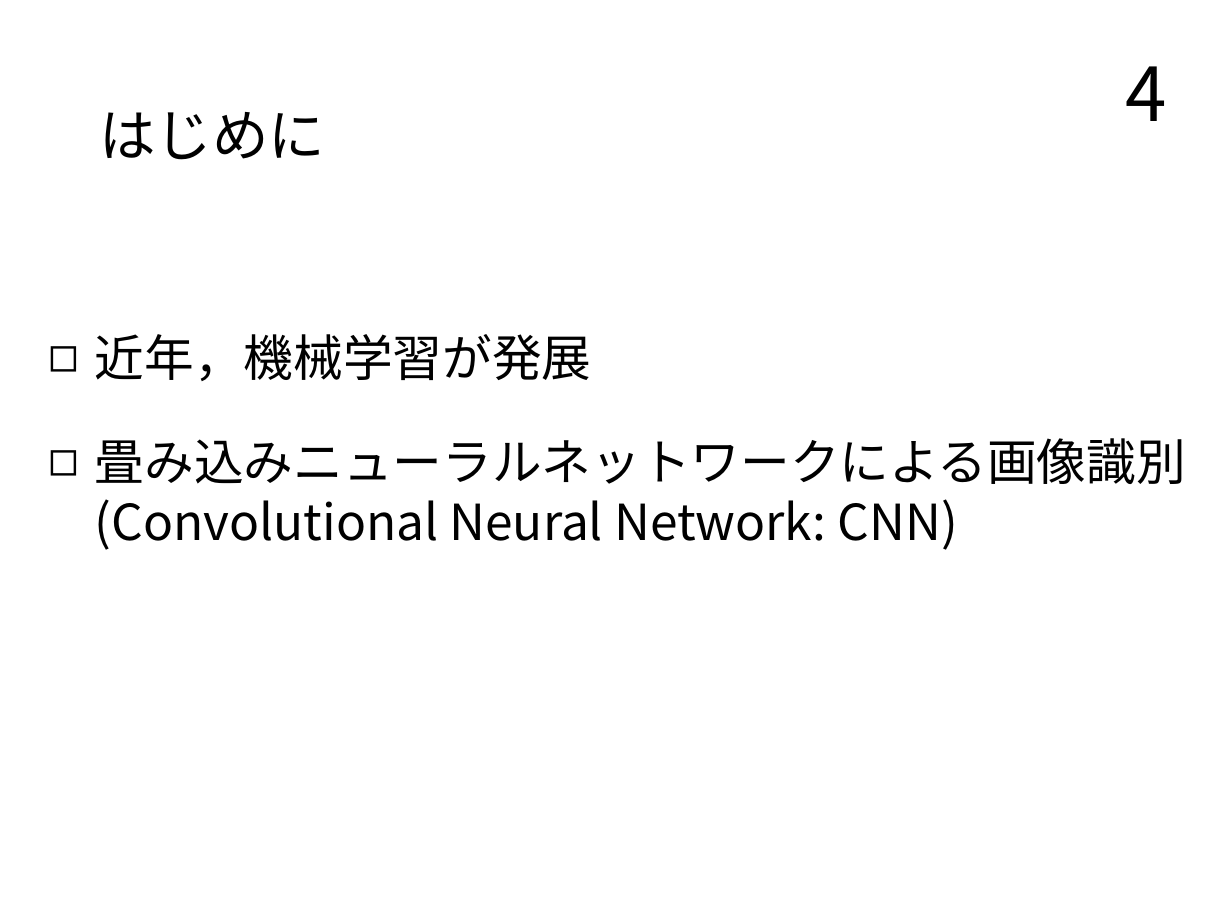
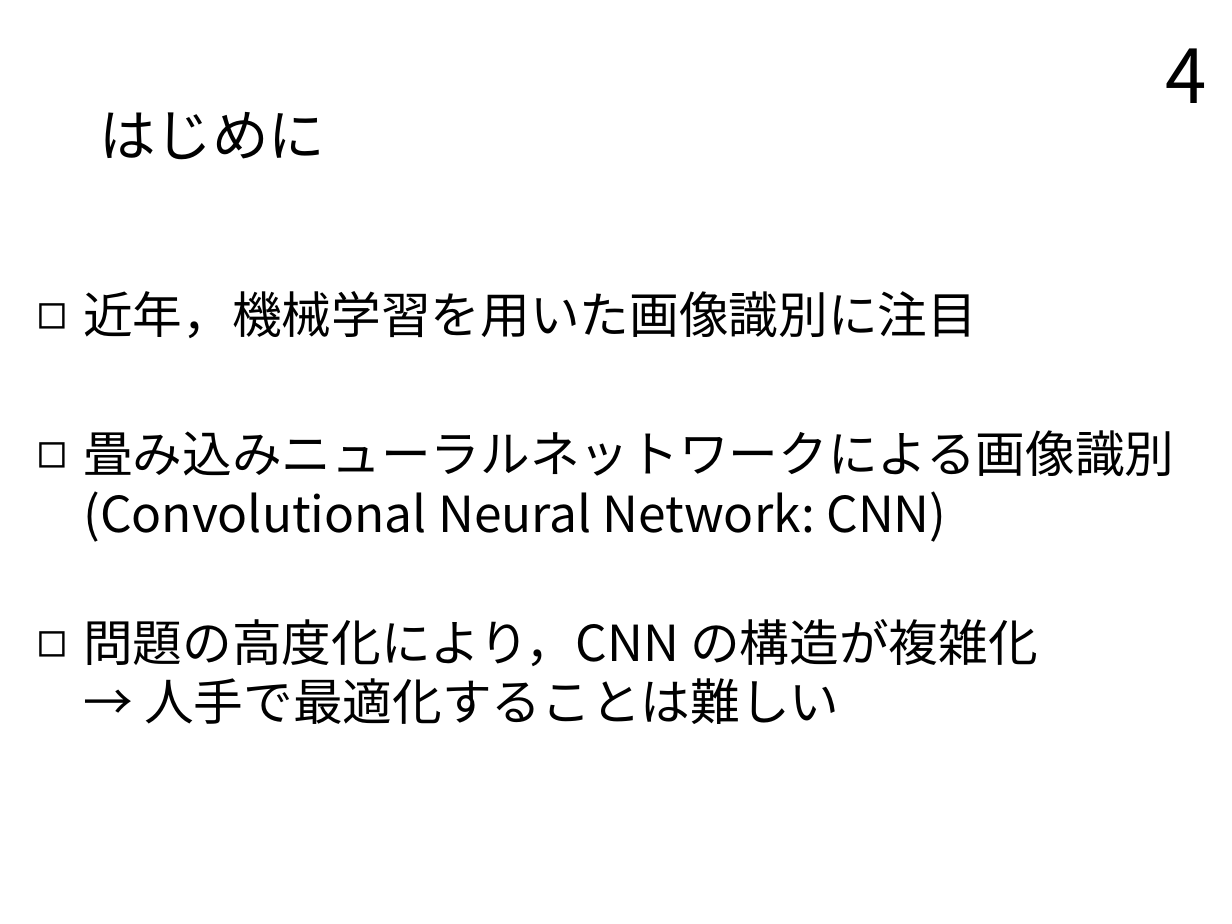
Before and after one commit to TairaTomotaka/kadai, a slide deck: slide 4 of prsn/20221129.pptx. Drawn at 1232x924 pixels with LibreOffice and Linux fonts; fonts in the diff are those of the drawing. Boxes give left, top, right and bottom in pixels: in the first picture for what was removed or moved away, otherwise in the second. Text is boxed around its words. In the diff, an @@ line names an element or a change of style, - is before the commit and + after.

```diff
--- a/prsn/20221129.pptx
+++ b/prsn/20221129.pptx
@@ page number: place and size @@
-page number at (1125,66,1166,121)
+page number at (1166,48,1207,103)
@@ text "近年，機械学習を用いた画像識別に注目": place and size @@
-text "近年，機械学習を用いた画像識別に注目" at (95,334,1186,550)
+text "近年，機械学習を用いた画像識別に注目" at (83,291,1174,724)
@@ text at (83,291,977,338): text changed @@
-◻ 近年，機械学習が発展
+◻ 近年，機械学習を用いた画像識別に注目
@@ text at (83,619,1038,724): paragraph added @@
+◻ 問題の高度化により，CNN の構造が複雑化
+  → 人手で最適化することは難しい
```
Also in this commit, not shown: 14 other slides changed, 9 slides added, 3 slides removed, 2 other files.
